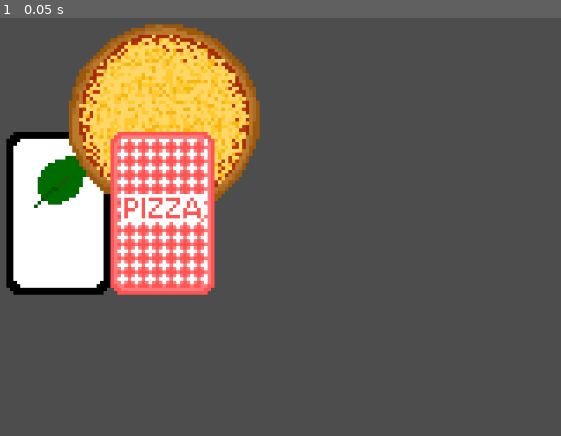
Above: before the commit, frame 1.
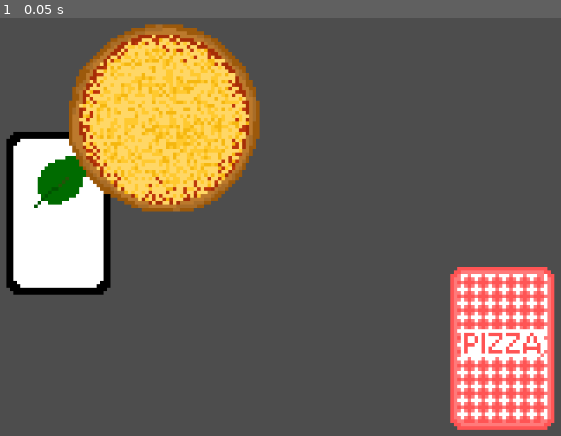
Above: after the commit, the same moment.

Repository: bstrong5923/Pizzatro
Game: Godot game, scene res://Scenes/Game.tscn
Same seed, same stepped clock (60 frames per second), same inputs: the game is played once before the commit and once after it.
Inputs:
- Up to frame 1 (0.05 s): no input

The runs differ from the first frame. In frame 1, 14% of the frame differs, in the area x 19-99%, y 27-99%.

Commit message:
messing with static stuff

Diff:
--- a/Scenes/Game.tscn
+++ b/Scenes/Game.tscn
@@ -29,4 +29,5 @@
 script = ExtResource("5_b2bpf")
 
 [node name="upsidedown" parent="." instance=ExtResource("5_7lihs")]
+position = Vector2(98, 39)
 scale = Vector2(1, 1)
--- a/Scenes/card.gd
+++ b/Scenes/card.gd
@@ -2,10 +2,10 @@
 
 var ingredient = 0
 
-var play_timer
+var play_timer = preload("res://Scenes/card_timer.gd")
 
 func _input(event: InputEvent) -> void:
-	if event is InputEventMouseButton and event.button_index == MOUSE_BUTTON_LEFT and event.pressed and play_timer.can_play_a_card: # on click
+	if event is InputEventMouseButton and event.button_index == MOUSE_BUTTON_LEFT and event.pressed and play_timer.can_play_card_query(): # on click
 		if is_pixel_opaque(get_local_mouse_position()): # was I the thing that was clicked?
 			# animation to add the ingredients
 			var hand = get_node("/root/Game/hand_animation")
--- a/Scenes/card_timer.gd
+++ b/Scenes/card_timer.gd
@@ -1,12 +1,15 @@
 extends Node
 
-var time_left = 0
-var can_play_a_card = true
+static var time_left = 0
+static var can_play_a_card = true
 
-func cooldown():
+static func cooldown():
 	can_play_a_card = false
 	time_left = 76 # time that hand animation takes
 
+static func can_play_card_query():
+	print("AAAAAAAAAAAAAAAAAAAAHH")
+	return can_play_a_card
 
 func _process(delta: float) -> void:
 	if time_left > 0:
